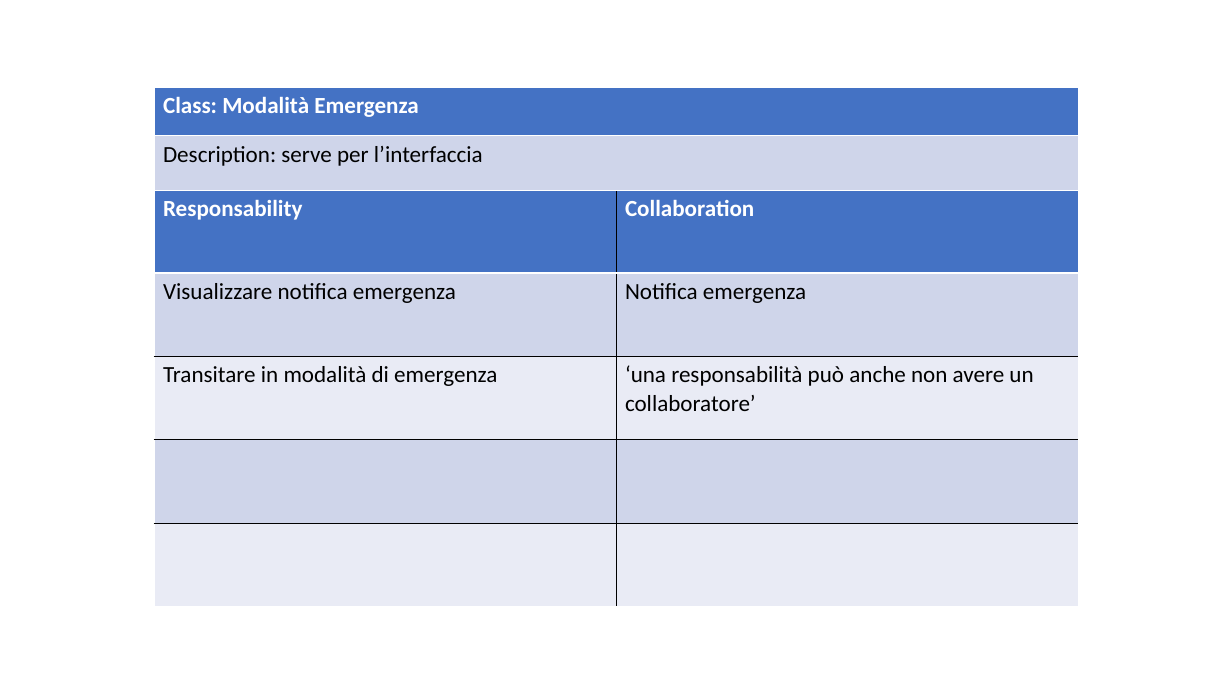
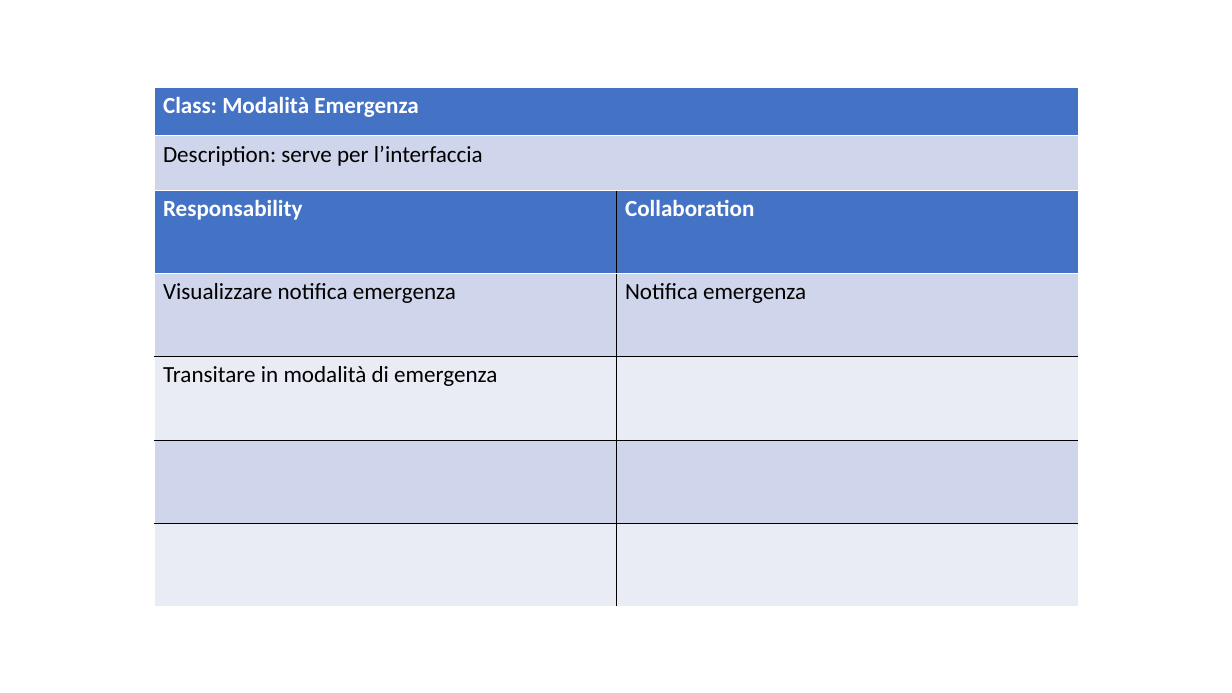
Before and after one commit to ecorradini/ProgettoIDS, a slide deck: slide 1 of AnalisiRequisiti/CRC/UT4/CRC_UT4.ppt. Drawn at 1232x693 pixels with LibreOffice and Linux fonts; fonts in the diff are those of the drawing. Boxes give left, top, right and bottom in pixels: in the first picture for what was removed or moved away, otherwise in the second. Text is boxed around its words. In the diff, an @@ line names an element or a change of style, - is before the commit and + after.

```diff
--- a/AnalisiRequisiti/CRC/UT4/CRC_UT4.ppt
+++ b/AnalisiRequisiti/CRC/UT4/CRC_UT4.ppt
@@ table at bbox=[154, 189, 1078, 606] @@
-row 3, column 2: ‘una responsabilità può anche non avere un collaboratore’
+row 3, column 2: 
@@ line spacing 1 to 0.98 @@
@@ borders changed @@
```
Also in this commit, not shown: 9 other slides changed, 1 other file.
